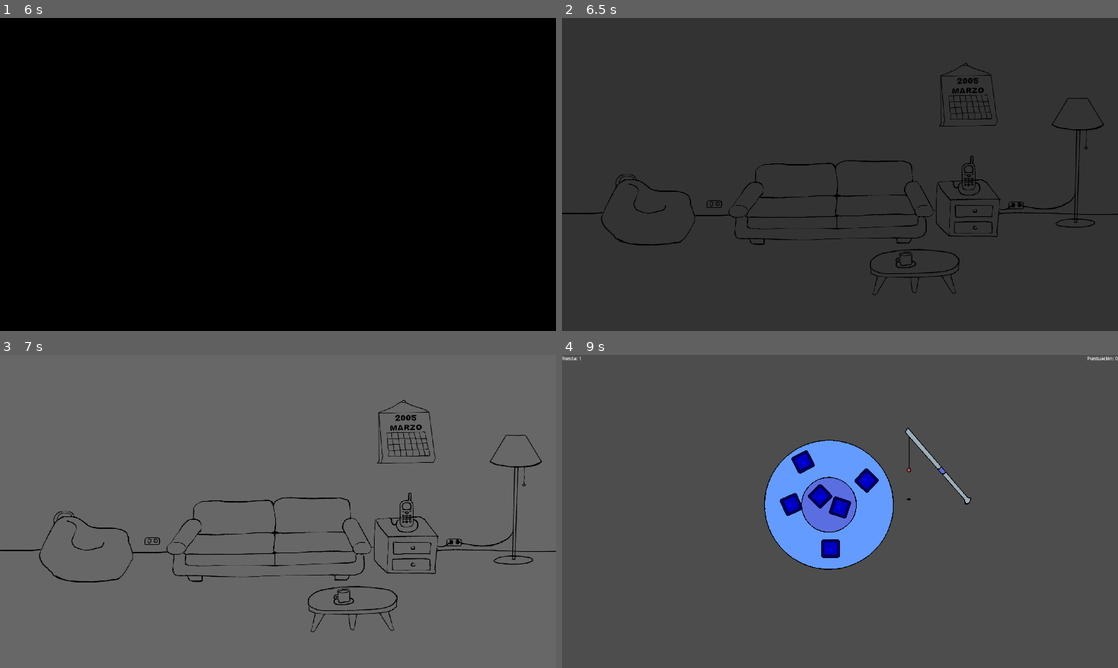
Above: before the commit, frames 1-4 (two rows, left to right).
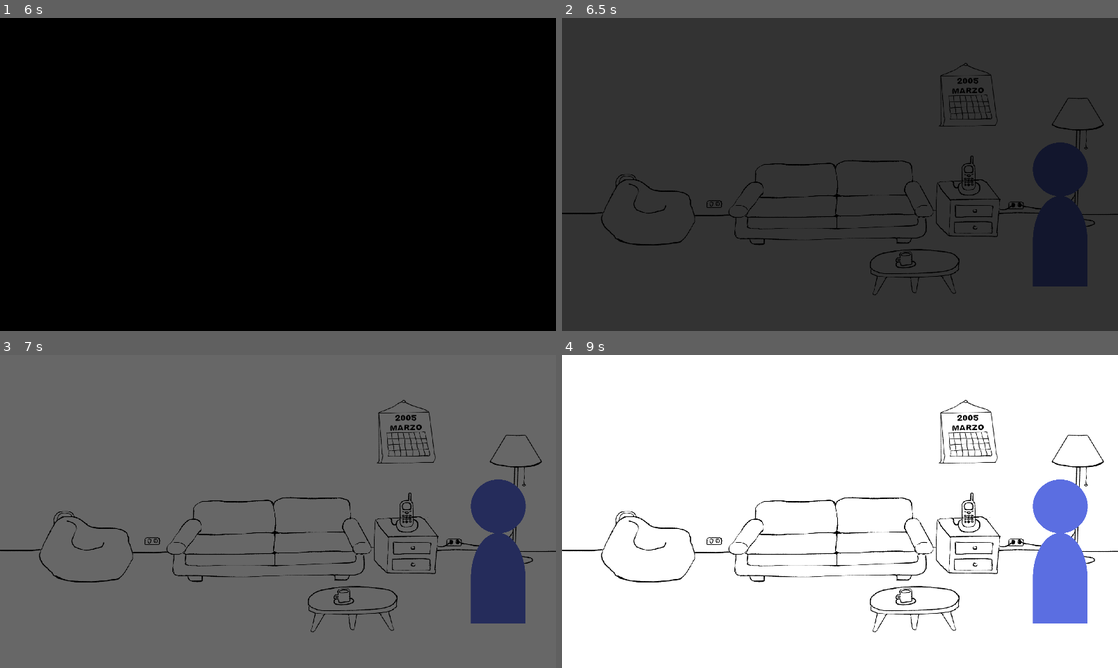
Above: after the commit, the same moments.

Repository: MatuMatute/2005-disconnect
Game: Godot game, scene res://Esencial/interfaz.tscn
Two runs of this game, one before a commit and one after it. Both use one fixed random seed, a clock stepped at 60 frames per second and the inputs below. The engine's default icon, where the game draws it, is replaced by a stand-in: a white triangle on a blue panel in a dark square.
Inputs (mouse positions are in pixels of both pictures, inside the frame that each line leads up to):
- Up to frame 1 (6 s): move the mouse to (400, 158) at 0.52 s; hold Right (ui_right) 0.53-1.28 s; tap Space (ui_select) at 0.77, 1.52, 2, 3.02, 3.77, 4.52, 5.75 s; tap Enter at 1.25, 3.5 s; move the mouse to (166, 190) at 1.27 s; hold Down (ui_down) 1.28-2.03 s; move the mouse to (333, 105) at 2.02 s; hold Right (ui_right) 2.03-2.78 s; move the mouse to (250, 237) at 2.77 s; hold Up (ui_up) 2.78-3.53 s; move the mouse to (444, 221) at 3.52 s; hold Left (ui_left) 3.53-5.03 s; tap Escape (ui_cancel) at 4.15 s; move the mouse to (111, 127) at 4.27 s; move the mouse to (305, 174) at 5.02 s; hold Down (ui_down) 5.03-5.78 s; move the mouse to (194, 96) at 5.77 s; hold Right (ui_right) from 5.78 s (still down)
- Up to frame 2 (6.5 s): keep holding Right (ui_right); tap Space (ui_select) at 6.02 s
- Up to frame 3 (7 s): move the mouse to (400, 495) at 6.52 s; release Right (ui_right) at 6.53 s; hold Up (ui_up) from 6.53 s (still down); tap Space (ui_select) at 6.77 s
- Up to frame 4 (9 s): tap Enter at 7.25 s; move the mouse to (728, 527) at 7.27 s; release Up (ui_up) at 7.28 s; hold Right (ui_right) 7.28-8.03 s; tap Space (ui_select) at 7.52, 8 s; move the mouse to (895, 442) at 8.02 s; hold Down (ui_down) 8.03-8.75 s; click "Jugar" at 8.75 s

Frame 1 is identical in both runs. In frame 2, 3.8% of the frame differs, in the area x 84-95%, y 39-86%; in frame 3, 3.9%; in frame 4, 100%, in the area x 0-100%, y 0-100%.

Commit message:
Ajustes para demostración
Unos ajustes y cosas para mostrar en la llamada del grupo.

Diff:
--- a/project/Assets/Caña/caña.gd
+++ b/project/Assets/Caña/caña.gd
@@ -14,7 +14,7 @@
 	pass
 
 # Called every frame. 'delta' is the elapsed time since the previous frame.
-func _physics_process(delta: float) -> void:
+func _physics_process(_delta: float) -> void:
 	# Ajustar la posición del anzuelo al de la cuerda
 	Anzuelo.position = Cuerda.get_point_position(0)
 	# Función de movimiento
--- a/project/Assets/Circulo_lago/circulo_lago.gd
+++ b/project/Assets/Circulo_lago/circulo_lago.gd
@@ -15,7 +15,7 @@
 	pass # Replace with function body.
 
 # Called every frame. 'delta' is the elapsed time since the previous frame.
-func _process(delta: float) -> void:
+func _process(_delta: float) -> void:
 	rodar()
 
 func rodar() -> void:
--- a/project/Assets/Pez_azul/pez_azul.gd
+++ b/project/Assets/Pez_azul/pez_azul.gd
@@ -5,5 +5,5 @@
 	rotate(randf_range(0.0, PI * 2))
 
 # Called every frame. 'delta' is the elapsed time since the previous frame.
-func _process(delta: float) -> void:
+func _process(_delta: float) -> void:
 	pass
--- /dev/null
+++ b/project/Escenarios principales/Habitación/habitacion.tscn
@@ -0,0 +1,23 @@
+[gd_scene load_steps=5 format=3 uid="uid://rgjjerg5bvua"]
+
+[ext_resource type="PackedScene" uid="uid://cqrrxgogf7ef1" path="res://Esencial/camara.tscn" id="1_8gu3x"]
+[ext_resource type="Texture2D" uid="uid://7vfd64nc4l24" path="res://Escenarios principales/Habitación/final room concept - lado izquierdo (byn).png" id="2_0tgee"]
+[ext_resource type="Texture2D" uid="uid://fr62eda6p0rc" path="res://Escenarios principales/Habitación/final room concept - lado derecho (byn).png" id="3_1t6by"]
+[ext_resource type="PackedScene" uid="uid://dxw216m87unqw" path="res://Esencial/Protagonista/jugador.tscn" id="4_wfud1"]
+
+[node name="Habitacion" type="Node2D"]
+
+[node name="Camara" parent="." instance=ExtResource("1_8gu3x")]
+position = Vector2(1920, 0)
+
+[node name="Zona1" type="Sprite2D" parent="."]
+texture = ExtResource("2_0tgee")
+centered = false
+
+[node name="Zona2" type="Sprite2D" parent="."]
+position = Vector2(1920, 0)
+texture = ExtResource("3_1t6by")
+centered = false
+
+[node name="Jugador" parent="." instance=ExtResource("4_wfud1")]
+position = Vector2(3642, 666)
--- a/project/Escenarios principales/habitacion.tscn
+++ /dev/null
@@ -1,19 +0,0 @@
-[gd_scene load_steps=4 format=3 uid="uid://rgjjerg5bvua"]
-
-[ext_resource type="PackedScene" uid="uid://cqrrxgogf7ef1" path="res://Esencial/camara.tscn" id="1_n5um0"]
-[ext_resource type="Texture2D" uid="uid://7vfd64nc4l24" path="res://Assets/Habitación/final room concept - lado izquierdo (byn).png" id="2_v0yw5"]
-[ext_resource type="Texture2D" uid="uid://fr62eda6p0rc" path="res://Assets/Habitación/final room concept - lado derecho (byn).png" id="3_0iobp"]
-
-[node name="Habitacion" type="Node2D"]
-
-[node name="Camara" parent="." instance=ExtResource("1_n5um0")]
-position = Vector2(1920, 0)
-
-[node name="Zona1" type="Sprite2D" parent="."]
-texture = ExtResource("2_v0yw5")
-centered = false
-
-[node name="Zona2" type="Sprite2D" parent="."]
-position = Vector2(1920, 0)
-texture = ExtResource("3_0iobp")
-centered = false
--- a/project/Escenarios principales/letsgofishing.gd
+++ b/project/Escenarios principales/letsgofishing.gd
@@ -1,8 +1,8 @@
 extends Node
 
 # Declaro nodos importantes de la interfaz
-@onready var ronda_display = $"/root/Interfaz/Principal/fishing_interface/Ronda"
-@onready var puntuacion_display = $"/root/Interfaz/Principal/fishing_interface/Puntuacion"
+@onready var ronda_display = $"/root/Interfaz/Principal/fishing_interface/fishing_container/Ronda"
+@onready var puntuacion_display = $"/root/Interfaz/Principal/fishing_interface/fishing_container/Puntuacion"
 
 # Variables que controlan el gameplay
 var ronda = 1
--- /dev/null
+++ b/project/Esencial/Protagonista/jugador.gd
@@ -0,0 +1,24 @@
+extends CharacterBody2D
+
+## Menú de Ajustes
+@export_category("⚙ Ajustes")
+## La velocidad a la que se mueve el personaje del jugador
+@export var velocidad = 200
+
+# Called when the node enters the scene tree for the first time.
+func _ready() -> void:
+	pass # Replace with function body.
+
+# Called every frame. 'delta' is the elapsed time since the previous frame.
+func _process(_delta: float) -> void:
+	match Global.pausa:
+		true:
+			pass
+		false:
+			movimiento()
+
+	move_and_slide()
+
+func movimiento() -> void:
+	var direccion_entrada = Input.get_vector("ui_left", "ui_right", "ui_up", "ui_down")
+	velocity = direccion_entrada * velocidad
--- /dev/null
+++ b/project/Esencial/Protagonista/jugador.tscn
@@ -0,0 +1,21 @@
+[gd_scene load_steps=4 format=3 uid="uid://dxw216m87unqw"]
+
+[ext_resource type="Script" path="res://Esencial/Protagonista/jugador.gd" id="1_n0c4k"]
+[ext_resource type="Texture2D" uid="uid://c2c1ju7n1ekh2" path="res://Esencial/Protagonista/Prueba.png" id="1_ogsml"]
+
+[sub_resource type="CapsuleShape2D" id="CapsuleShape2D_pyyuj"]
+radius = 53.0
+height = 232.0
+
+[node name="Jugador" type="CharacterBody2D"]
+scale = Vector2(0.8, 0.8)
+script = ExtResource("1_n0c4k")
+velocidad = 300
+
+[node name="Sprite" type="Sprite2D" parent="."]
+texture = ExtResource("1_ogsml")
+
+[node name="Colision" type="CollisionShape2D" parent="."]
+position = Vector2(0, 270)
+rotation = 1.5708
+shape = SubResource("CapsuleShape2D_pyyuj")
--- /dev/null
+++ b/project/Esencial/global.gd
@@ -0,0 +1,4 @@
+extends Node
+
+# Creo variables globales
+var pausa: bool
--- a/project/Esencial/interfaz.gd
+++ b/project/Esencial/interfaz.gd
@@ -8,6 +8,7 @@
 @onready var menu_container = $Principal/menu_container
 @onready var opciones_container = $Principal/opciones_container
 @onready var creditos_container = $Principal/creditos_container
+@onready var pausa_container = $Principal/pausa_container
 @onready var aplicar = $Principal/opciones_container/volver_container/Aplicar
 @onready var nos_vemos = $Principal/menu_container/Nos_vemos
 
@@ -45,17 +46,27 @@
 
 # Esta función se llama la primera vez que se llama al nodo.
 func _ready() -> void:
-	habitacion = ResourceLoader.load("res://Escenarios principales/habitacion.tscn")
+	Global.pausa = true
+	habitacion = ResourceLoader.load("res://Escenarios principales/Habitación/habitacion.tscn")
 	$"/root".add_child.call_deferred(habitacion.instantiate())
 	animacion.play("odd-games")
 
+func _process(_delta: float) -> void:
+	match Global.pausa:
+		false:
+			if Input.is_action_just_pressed("ui_cancel"):
+				fade.show()
+				pausa_container.show()
+				Global.pausa = true
+
 # Al presionar el botón "Jugar" esta función se activa
 func _on_jugar_pressed() -> void:
-	var nivel = ResourceLoader.load("res://Escenarios principales/letsgofishing.tscn")
+	#var nivel = ResourceLoader.load("res://Escenarios principales/letsgofishing.tscn")
 	menu_container.hide()
 	fade.hide()
-	$"/root/Habitacion".queue_free()
-	$"/root".add_child(nivel.instantiate())
+	Global.pausa = false
+	#$"/root/Habitacion".queue_free()
+	#$"/root".add_child(nivel.instantiate())
 
 func _on_opciones_pressed() -> void:
 	menu_container.hide()
@@ -119,3 +130,12 @@
 	if creditos_container.visible:
 		menu_container.show()
 		creditos_container.hide()
+
+
+func _on_boton_prueba_jaja_pressed() -> void:
+	var nivel = ResourceLoader.load("res://Escenarios principales/letsgofishing.tscn")
+	pausa_container.hide()
+	fade.hide()
+	Global.pausa = false
+	$"/root/Habitacion".queue_free()
+	$"/root".add_child(nivel.instantiate())
--- a/project/Esencial/interfaz.tscn
+++ b/project/Esencial/interfaz.tscn
@@ -258,15 +258,21 @@
 grow_horizontal = 2
 grow_vertical = 2
 
-[node name="Ronda" type="Label" parent="Principal/fishing_interface"]
-layout_mode = 2
-size_flags_horizontal = 0
+[node name="fishing_container" type="HBoxContainer" parent="Principal/fishing_interface"]
+custom_minimum_size = Vector2(1000, 0)
+layout_mode = 2
+size_flags_horizontal = 4
+size_flags_vertical = 0
+
+[node name="Ronda" type="Label" parent="Principal/fishing_interface/fishing_container"]
+layout_mode = 2
+size_flags_horizontal = 2
 size_flags_vertical = 0
 horizontal_alignment = 1
 
-[node name="Puntuacion" type="Label" parent="Principal/fishing_interface"]
-layout_mode = 2
-size_flags_horizontal = 8
+[node name="Puntuacion" type="Label" parent="Principal/fishing_interface/fishing_container"]
+layout_mode = 2
+size_flags_horizontal = 10
 size_flags_vertical = 0
 horizontal_alignment = 1
 
@@ -278,6 +284,26 @@
 grow_horizontal = 2
 grow_vertical = 2
 color = Color(0, 0, 0, 1)
+
+[node name="pausa_container" type="VBoxContainer" parent="Principal"]
+visible = false
+anchors_preset = 8
+anchor_left = 0.5
+anchor_top = 0.5
+anchor_right = 0.5
+anchor_bottom = 0.5
+grow_horizontal = 2
+grow_vertical = 2
+
+[node name="Pausa" type="Label" parent="Principal/pausa_container"]
+layout_mode = 2
+theme_override_font_sizes/font_size = 72
+text = "pausa"
+uppercase = true
+
+[node name="boton_prueba_jaja" type="Button" parent="Principal/pausa_container"]
+layout_mode = 2
+text = "Jugar \"Let's go fishing\""
 
 [node name="opciones_container" type="VBoxContainer" parent="Principal"]
 visible = false
@@ -485,6 +511,7 @@
 
 [node name="Musica" type="AudioStreamPlayer" parent="Audio"]
 
+[connection signal="pressed" from="Principal/pausa_container/boton_prueba_jaja" to="." method="_on_boton_prueba_jaja_pressed"]
 [connection signal="pressed" from="Principal/opciones_container/volver_container/Volver_menu2" to="." method="_on_volver_menu_pressed"]
 [connection signal="pressed" from="Principal/opciones_container/volver_container/Aplicar" to="." method="_on_aplicar_configuracion_pressed"]
 [connection signal="item_selected" from="Principal/opciones_container/resolucion_container/Opcion" to="." method="_on_resolucion_item_selected"]
--- a/project/project.godot
+++ b/project/project.godot
@@ -14,6 +14,10 @@
 run/main_scene="res://Esencial/interfaz.tscn"
 config/features=PackedStringArray("4.3", "Forward Plus")
 config/icon="res://icon.svg"
+
+[autoload]
+
+Global="*res://Esencial/global.gd"
 
 [display]
 
Renamed: project/Assets/Habitación/final room concept - lado derecho (byn).png -> project/Escenarios principales/Habitación/final room concept - lado derecho (byn).png
Not shown, changed: project/Escenarios principales/Habitación/final room concept - lado derecho (byn).png.import
Renamed: project/Assets/Habitación/final room concept - lado izquierdo (byn).png -> project/Escenarios principales/Habitación/final room concept - lado izquierdo (byn).png
Not shown, added: project/Escenarios principales/Habitación/final room concept - lado izquierdo (byn).png.import
Binary file added: project/Esencial/Protagonista/Prueba.png
Not shown, changed: project/Esencial/Protagonista/Prueba.png.import
